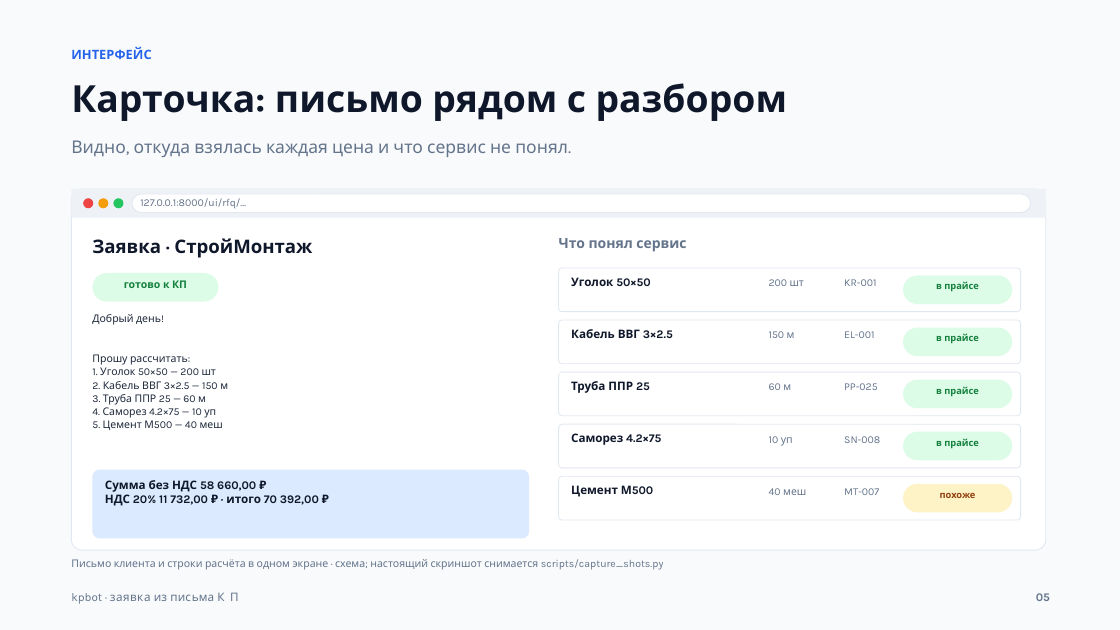
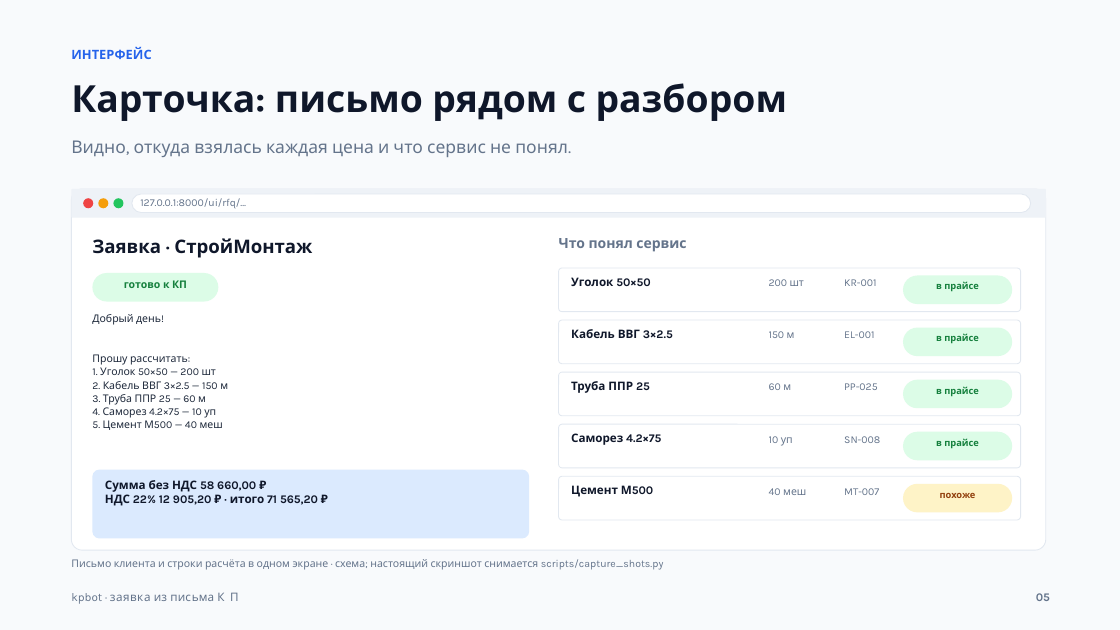
Before and after one commit to IvanBurtsev/Kpbot, a slide deck: slide 5 of presentation/kpbot-deck.pptx. Drawn at 1120x630 pixels with LibreOffice and Linux fonts; fonts in the diff are those of the drawing. Boxes give left, top, right and bottom in pixels: in the first picture for what was removed or moved away, otherwise in the second. Text is boxed around its words. In the diff, an @@ line names an element or a change of style, - is before the commit and + after.

```diff
--- a/presentation/kpbot-deck.pptx
+++ b/presentation/kpbot-deck.pptx
@@ text at bbox=[105, 494, 318, 506]: text changed @@
-НДС 20% 11 732,00 ₽ · итого 70 392,00 ₽
+НДС 22% 12 905,20 ₽ · итого 71 565,20 ₽
```
Also in this commit, not shown: 2 other slides changed, 12 other files.
